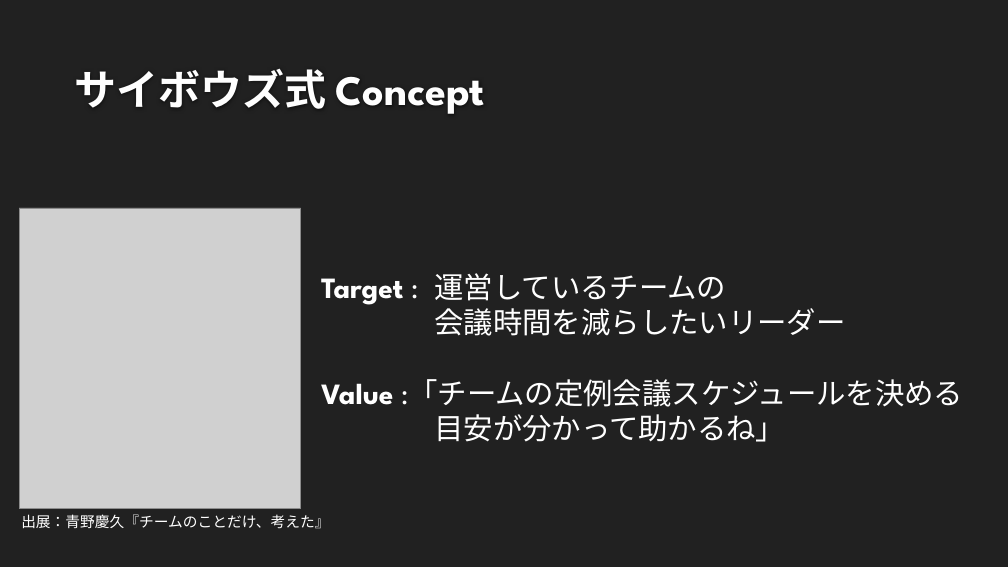
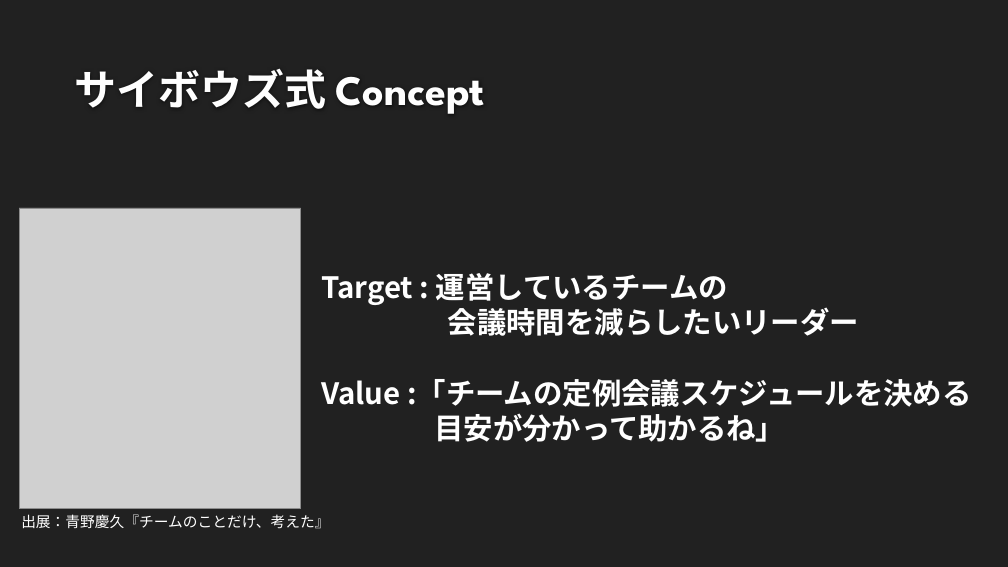
Before and after one commit to AstroMev/TeamSimulation, a slide deck: slide 2 of TeamProgressSimulation.pptx. Drawn at 1008x567 pixels with LibreOffice and Linux fonts; fonts in the diff are those of the drawing; grey boxes stand for pictures; background and template pictures are left out. Boxes give left, top, right and bottom in pixels: in the first picture for what was removed or moved away, otherwise in the second. Text is boxed around its words. In the diff, an @@ line names an element or a change of style, - is before the commit and + after.

```diff
--- a/TeamProgressSimulation.pptx
+++ b/TeamProgressSimulation.pptx
@@ text "Target : 運営しているチームの" at [321,273,971,442]: font League Spartan to Noto Sans CJK JP; bold on in ": 運営しているチームの", "会議時間を減らしたいリーダー", ":「チームの定例会議スケジュールを決める", "目安が分かって助かるね」" @@
```
Also in this commit, not shown: 2 other slides changed, 1 slide added.
